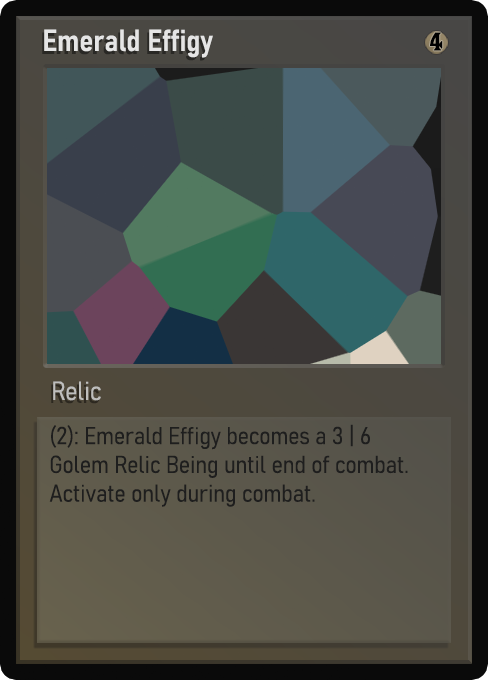
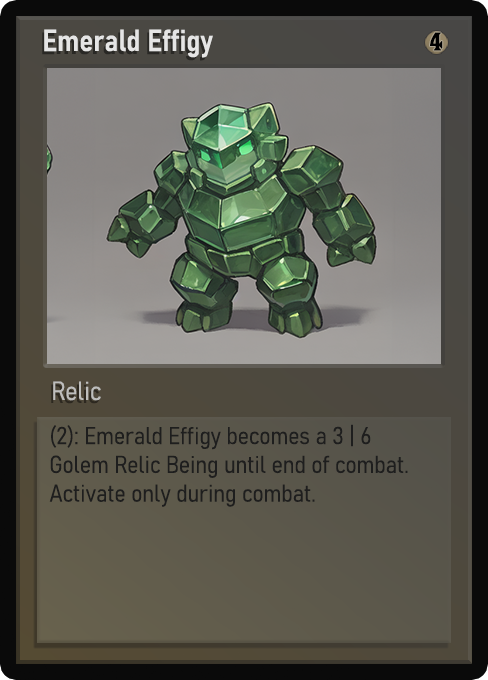
Layered file, before and after one edit (488px x 680px). Changes by layer:
painted on "Name" over [44,35,208,58]
painted on "Class" over [59,383,101,401]
painted on "Desc_norm" over [51,424,402,507]
painted on "Artwork" over [47,68,441,364]
